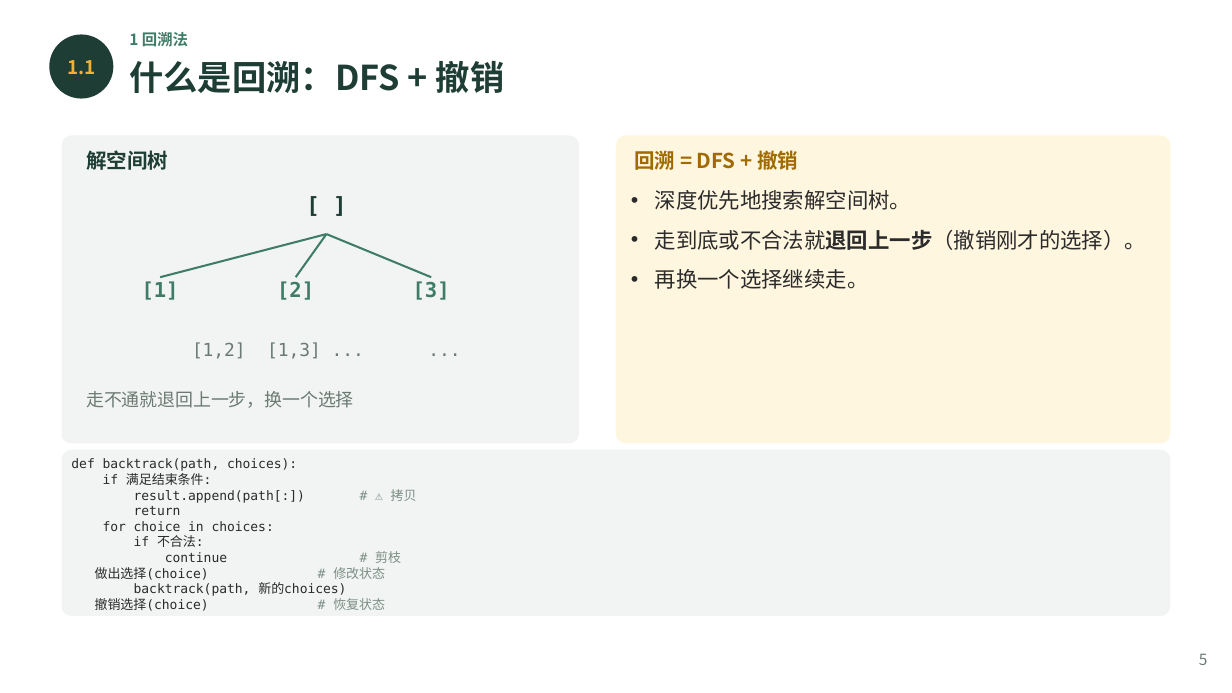
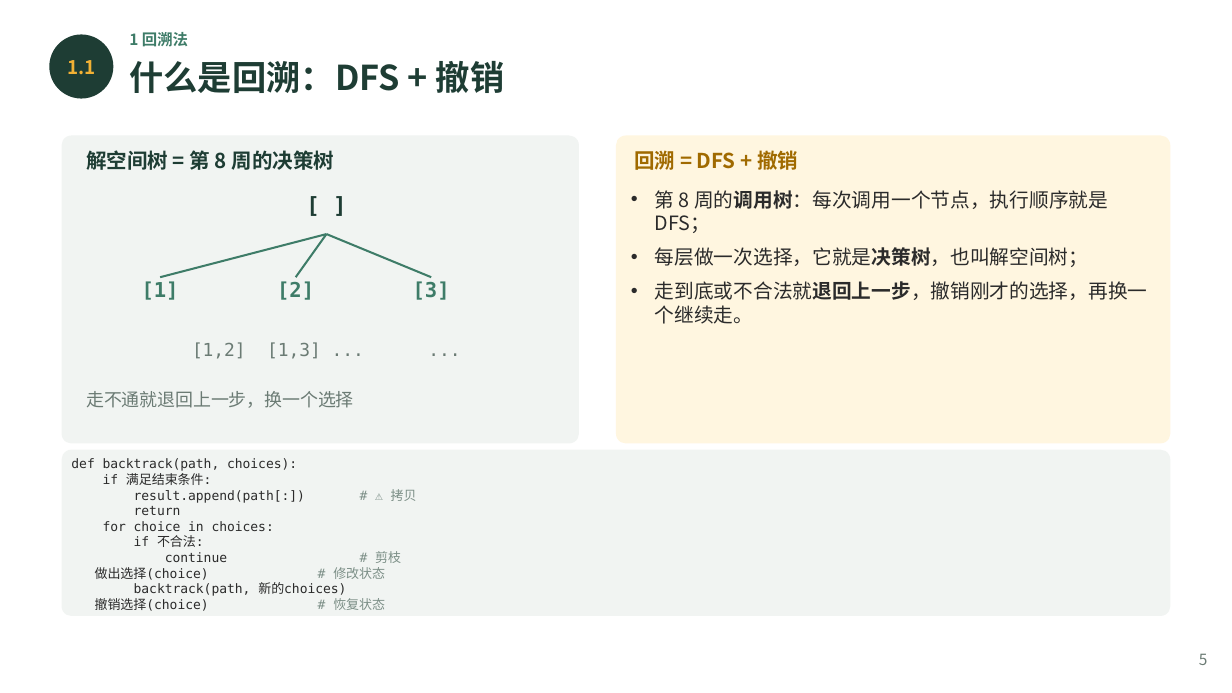
Before and after one commit to GMyhf/2026fall-cs101, a slide deck: slide 5 of courseware/202610_ADS_W09_Recursion_Backtracking_DSU.pptx. Drawn at 1232x693 pixels with LibreOffice and Linux fonts; fonts in the diff are those of the drawing. Boxes give left, top, right and bottom in pixels: in the first picture for what was removed or moved away, otherwise in the second. Text is boxed around its words. In the diff, an @@ line names an element or a change of style, - is before the commit and + after.

```diff
--- a/courseware/202610_ADS_W09_Recursion_Backtracking_DSU.pptx
+++ b/courseware/202610_ADS_W09_Recursion_Backtracking_DSU.pptx
@@ text at (86,150,335,170): text changed @@
-解空间树
+解空间树 = 第 8 周的决策树
@@ text at (655,190,1148,324): text changed; size 12.5 to 11.5 pt @@
-• 深度优先地搜索解空间树。
-• 走到底或不合法就退回上一步（撤销刚才的选择）。
-• 再换一个选择继续走。
+• 第 8 周的调用树：每次调用一个节点，执行顺序就是 DFS；
+• 每层做一次选择，它就是决策树，也叫解空间树；
+• 走到底或不合法就退回上一步，撤销刚才的选择，再换一个继续走。
```
Also in this commit, not shown: 3 other slides changed, 7 other files.
